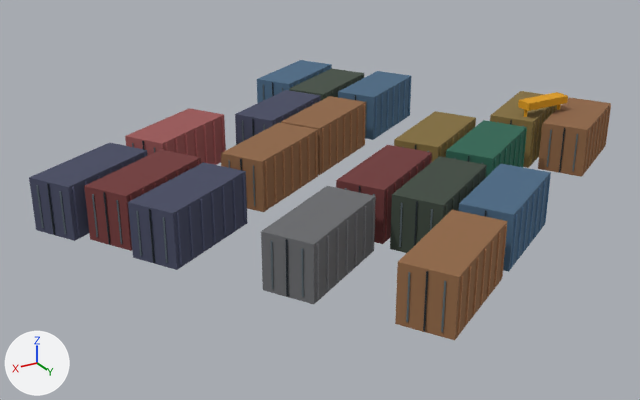
A saved change to the glTF model data/models/board/scenery/saxarba/SMV_Seaport/SeaportSystem-01-Container-01-20Footer-2-05.glb.
Camera for both pictures: a camera (50 mm lens) standing at (57.5, 88.6, 42.7) and looking at (4.6, 0.5, -1.3). Lighting does not change. The marker at lower left points along +X, +Y and +Z. The picture after the commit comes second. Where no turn or scale is listed for an object, it has been applied to the vertices. Vertices at exactly the same position are counted once.

Objects in the first picture: 'SeaportSystem-01-Container-01-20Footer-2-05'.
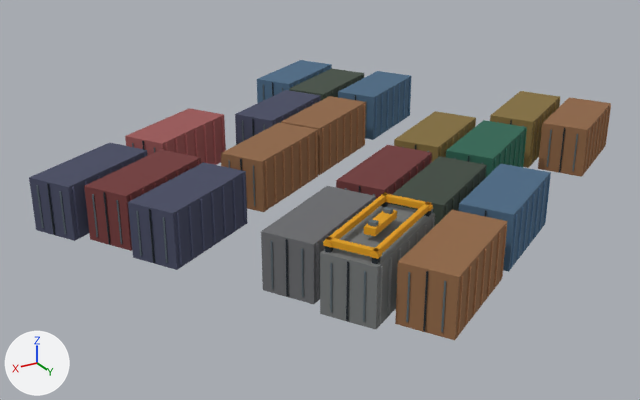
Commit message: seaport system

Location of each change, (x1, y1, x2, y2) in pixels of the pictures (640 x 400 px; the box of a moved part takes in the faces that stretch with it):
part 1 of me_seaportsystem_01_container_01_20footer_2_05, moved or reshaped (not visible afterwards): before (518, 92, 568, 111)
part 2 of me_seaportsystem_01_container_01_20footer_2_05, added: after (388, 257, 392, 314)
part 3 of me_seaportsystem_01_container_01_20footer_2_05, added: after (378, 266, 383, 324)
part 4 of me_seaportsystem_01_container_01_20footer_2_05, moved or reshaped (mostly hidden before): before (524, 109, 528, 117); after (330, 263, 332, 312)
part 5 of me_seaportsystem_01_container_01_20footer_2_05, moved or reshaped (mostly hidden before): before (557, 104, 561, 110); after (363, 271, 366, 322)
part 6 of me_seaportsystem_01_container_01_20footer_2_05, added: after (346, 261, 349, 321)
part 7 of me_seaportsystem_01_container_01_20footer_2_05, added: after (325, 246, 333, 253)
part 8 of me_seaportsystem_01_container_01_20footer_2_05, added: after (372, 257, 380, 264)
part 9 of me_seaportsystem_01_container_01_20footer_2_05, added: after (370, 251, 382, 259)
part 10 of me_seaportsystem_01_container_01_20footer_2_05, added: after (320, 193, 435, 330)

What changed in the scene script:
```text
Add mat_container_grabbers:
    mat_container_grabbers = bpy.data.materials.new('container-grabbers')
    mat_container_grabbers.use_nodes = True; mat_container_grabbers.node_tree.nodes.clear()
    _N = mat_container_grabbers.node_tree.nodes; _L = mat_container_grabbers.node_tree.links
    n0 = _N.new('ShaderNodeBsdfPrincipled'); n0.name = 'Principled BSDF'
    n0.inputs[2].default_value = 1.0  # 'Roughness'
    n1 = _N.new('ShaderNodeOutputMaterial'); n1.name = 'Material Output'
    n2 = _N.new('ShaderNodeVertexColor'); n2.name = 'Color Attribute'
    _L.new(n0.outputs[0], n1.inputs[0])  # 'BSDF' to 'Surface'
    _L.new(n2.outputs[0], n0.inputs[0])  # 'Color' to 'Base Color'
Change me_seaportsystem_01_container_01_20footer_2_05:
    remove me_seaportsystem_01_container_01_20footer_2_05.from_pydata(...)  # 2760 vertices, 4140 faces; spans x -38.3..38.2, y -35.6..36.6, z 0.0..8.5
    add me_seaportsystem_01_container_01_20footer_2_05.from_pydata(...)  # 3000 vertices, 4500 faces; spans x -38.3..38.2, y -35.6..36.6, z 0.0..8.2
    me_seaportsystem_01_container_01_20footer_2_05 part 1: the loose piece of 8 vertices spanning x -30.5..-23.5, y 4.8..6.8, z 7.5..8.5 is scaled about its middle by (0.0309, 0.0866, 5.8), then moved by (36.3, 14.3, -4.7)
    me_seaportsystem_01_container_01_20footer_2_05 part 2: the loose piece of 8 vertices spanning x 14.6..14.9, y 31.1..31.4, z 0.4..6.2 is copied, and the copy is moved by (0.3, -1.0, 0.0); it spans x 14.9..15.2, y 30.1..30.4, z 0.4..6.2
    me_seaportsystem_01_container_01_20footer_2_05 part 3: the loose piece of 8 vertices spanning x 14.6..14.9, y 31.1..31.4, z 0.4..6.2 is copied, and the copy is moved by (2.0, 0.0, 0.0); it spans x 16.6..16.9, y 31.1..31.4, z 0.4..6.2
    me_seaportsystem_01_container_01_20footer_2_05 part 4: the loose piece of 8 vertices spanning x -24.2..-23.7, y 5.6..6.1, z 0.0..8.0 is scaled about its middle by (0.346, 0.346, 0.637), then moved by (43.6, 21.7, -0.9)
    me_seaportsystem_01_container_01_20footer_2_05 part 5: the loose piece of 8 vertices spanning x -30.2..-29.7, y 5.6..6.1, z 0.0..8.0 is scaled about its middle by (0.346, 0.346, 0.637), then moved by (47.9, 24.6, -0.9)
    me_seaportsystem_01_container_01_20footer_2_05 part 6: the loose piece of 8 vertices spanning x 19.1..19.4, y 24.2..24.5, z 0.4..6.2 is copied, and the copy is scaled about its middle by (0.527, 0.658, 1.05), then moved by (-0.4, 4.6, -0.1); it spans x 18.7..18.9, y 28.9..29.1, z 0.2..6.2
    me_seaportsystem_01_container_01_20footer_2_05 part 7: the loose piece of 8 vertices spanning x 19.1..19.4, y 24.2..24.5, z 0.4..6.2 is copied, and the copy is scaled about its middle by (2.3, 2.56, 0.121), then moved by (0.1, 2.2, 3.5), in mat_container_grabbers; it spans x 18.9..19.7, y 26.2..27.0, z 6.4..7.1
    me_seaportsystem_01_container_01_20footer_2_05 part 8: the loose piece of 8 vertices spanning x 14.6..14.9, y 31.1..31.4, z 0.4..6.2 is copied, and the copy is scaled about its middle by (2.3, 2.56, 0.121), then moved by (2.3, -0.6, 3.5), in mat_container_grabbers; it spans x 16.6..17.3, y 30.3..31.0, z 6.4..7.1
    me_seaportsystem_01_container_01_20footer_2_05 part 9: the loose piece of 8 vertices spanning x 14.6..14.9, y 31.1..31.4, z 0.4..6.2 is copied, and the copy is scaled about its middle by (3.34, 3.73, 0.069), then moved by (2.3, -0.6, 3.9), in mat_container_grabbers; it spans x 16.4..17.5, y 30.1..31.2, z 7.0..7.4
    me_seaportsystem_01_container_01_20footer_2_05 part 10: 64 vertices added at x 5.9..20.2, y 19.9..31.5, z 0.0..8.2
    other edits to the shape of me_seaportsystem_01_container_01_20footer_2_05 do not show in these pictures
    add me_seaportsystem_01_container_01_20footer_2_05.materials.append(mat_container_grabbers)
```
